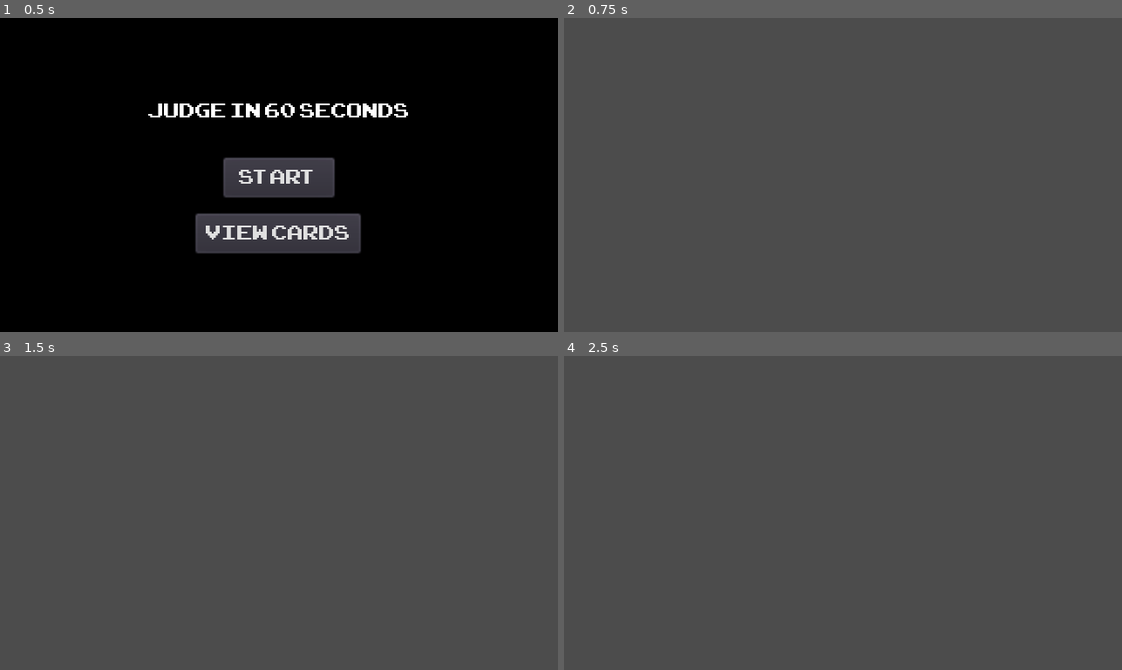
Above: before the commit, frames 1-4 (two rows, left to right).
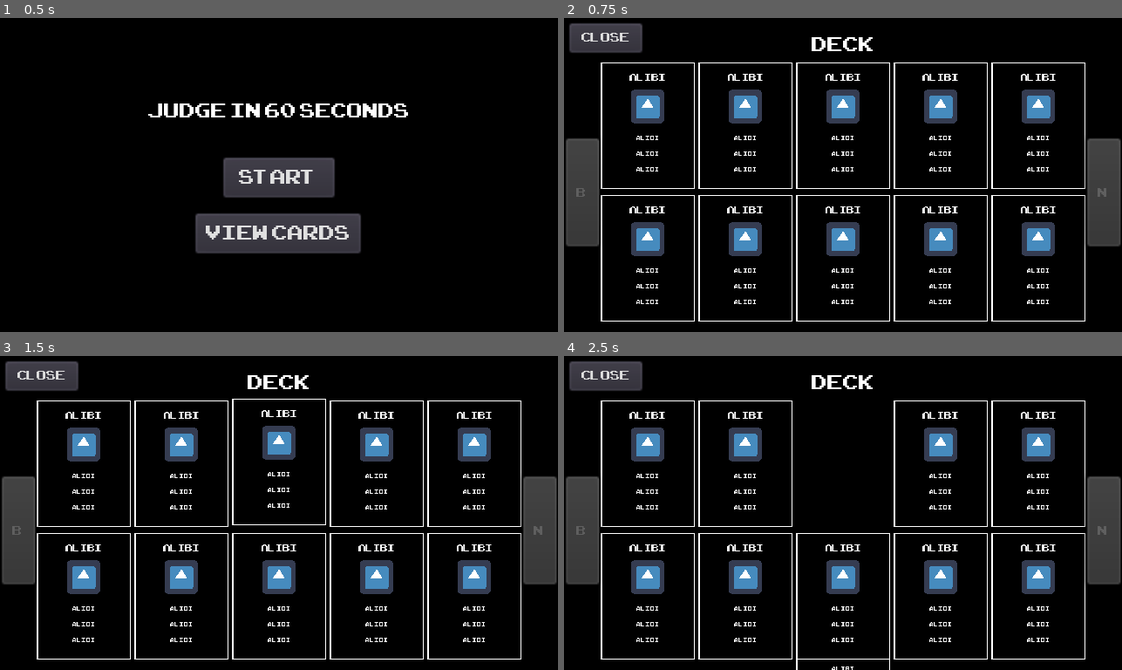
Above: after the commit, the same moments.

Repository: rashaangriffith/judge-in-60-seconds
Game: Godot game, scene res://main_menu/main_menu.tscn
Two runs of this game, one before a commit and one after it. Both use one fixed random seed, a clock stepped at 60 frames per second and the inputs below. The engine's default icon, where the game draws it, is replaced by a stand-in: a white triangle on a blue panel in a dark square.
Inputs (mouse positions are in pixels of both pictures, inside the frame that each line leads up to):
- Up to frame 1 (0.5 s): no input
- Up to frame 2 (0.75 s): click "VIEW CARDS" at 0.5 s
- Up to frame 3 (1.5 s): click (279, 516) at 1.25 s, where only the run after the commit has a clickable "START"
- Up to frame 4 (2.5 s): click (843, 516) at 2 s, where only the run after the commit has a clickable "START"

Frame 1 is identical in both runs. In frame 2, 92% of the frame differs, in the area x 0-100%, y 0-100%; in frame 3, 92%; in frame 4, 92%.

Commit message:
p to pause and unpause, add view cards screen to main menu

Diff:
--- a/game_manager.gd
+++ b/game_manager.gd
@@ -25,9 +25,8 @@
 #	print("game_manager emit player loaded")
 	emit_signal("player_loaded")
 
-func load_player():
-	return {
-		"deck": [
+func load_deck():
+	return [
 			{
 				"id": 1,
 				"type": CARD_TYPE.ALIBI
@@ -53,7 +52,9 @@
 				"type": CARD_TYPE.FORENSICS
 			},
 		]
-	}
+
+func load_player():
+	return { "deck": load_deck() }
 
 func get_card_title(type):
 #	print("get_card_title: " + str(type))
--- a/main/main.gd
+++ b/main/main.gd
@@ -39,6 +39,7 @@
 var remaining_case_time = 60
 var active_evidence_card
 var is_game_over = false
+var is_game_paused = false
 
 var case = {}
 var pool = []
@@ -59,8 +60,11 @@
 	tween_slide_in()
 
 func _process(delta):
-	if Input.is_action_pressed("pause"):
-		pause_screen.show()
+	if Input.is_action_just_pressed("pause"):
+		if is_game_paused:
+			pause_screen.hide()
+		else:
+			pause_screen.show()
 
 func generate_case():
 	pool = GameManager.player.deck.duplicate(true)
@@ -338,3 +342,7 @@
 
 	print("_on_ContinueButton_pressed - slide out")
 	tween_slide_out()
+
+
+func _on_PauseScreen_visibility_changed():
+	is_game_paused = pause_screen.visible
--- a/main/main.tscn
+++ b/main/main.tscn
@@ -229,3 +229,4 @@
 [connection signal="tween_all_completed" from="TweenInDraw" to="." method="_on_TweenInDraw_tween_all_completed"]
 [connection signal="tween_all_completed" from="TweenVerdict" to="." method="_on_TweenVerdict_tween_all_completed"]
 [connection signal="timeout" from="Timer" to="." method="_on_Timer_timeout"]
+[connection signal="visibility_changed" from="PauseScreen" to="." method="_on_PauseScreen_visibility_changed"]
--- a/main_menu/main_menu.gd
+++ b/main_menu/main_menu.gd
@@ -1,6 +1,7 @@
 extends Node2D
 
 onready var view_cards_button = $Background/ViewCardsButton
+onready var view_cards = $ViewCards
 
 func _on_StartButton_pressed():
 	var scene = preload("res://loading/loading.tscn").instance()
@@ -11,8 +12,5 @@
 
 
 func _on_ViewCardsButton_pressed():
-	var scene = preload("res://loading/loading.tscn").instance()
-	scene.next_scene = "ViewCards"
-	get_tree().get_root().add_child(scene)
 	GameManager.start_game()
-	get_tree().get_root().get_node("MainMenu").queue_free()
+	view_cards.show()
--- a/main_menu/main_menu.tscn
+++ b/main_menu/main_menu.tscn
@@ -1,7 +1,8 @@
-[gd_scene load_steps=3 format=2]
+[gd_scene load_steps=4 format=2]
 
 [ext_resource path="res://fonts/pixel_font_16.tres" type="DynamicFont" id=1]
 [ext_resource path="res://main_menu/main_menu.gd" type="Script" id=2]
+[ext_resource path="res://view_cards/view_cards.tscn" type="PackedScene" id=3]
 
 [node name="MainMenu" type="Node2D"]
 script = ExtResource( 2 )
@@ -61,5 +62,7 @@
 "_edit_use_anchors_": false
 }
 
+[node name="ViewCards" parent="." instance=ExtResource( 3 )]
+
 [connection signal="pressed" from="Background/StartButton" to="." method="_on_StartButton_pressed"]
 [connection signal="pressed" from="Background/ViewCardsButton" to="." method="_on_ViewCardsButton_pressed"]
--- a/pause_screen/pause_screen.gd
+++ b/pause_screen/pause_screen.gd
@@ -1,4 +1,6 @@
 extends Popup
+
+signal screen_hidden()
 
 onready var continue_button = $Background/ContinueButton
 onready var view_cards_button = $Background/ViewCardsButton
--- a/view_cards/view_cards.gd
+++ b/view_cards/view_cards.gd
@@ -9,7 +9,7 @@
 var current_page = 1
 
 func _ready():
-	deck = GameManager.player.deck
+	deck = GameManager.load_deck()
 	update_buttons()
 
 #func load_cards():
